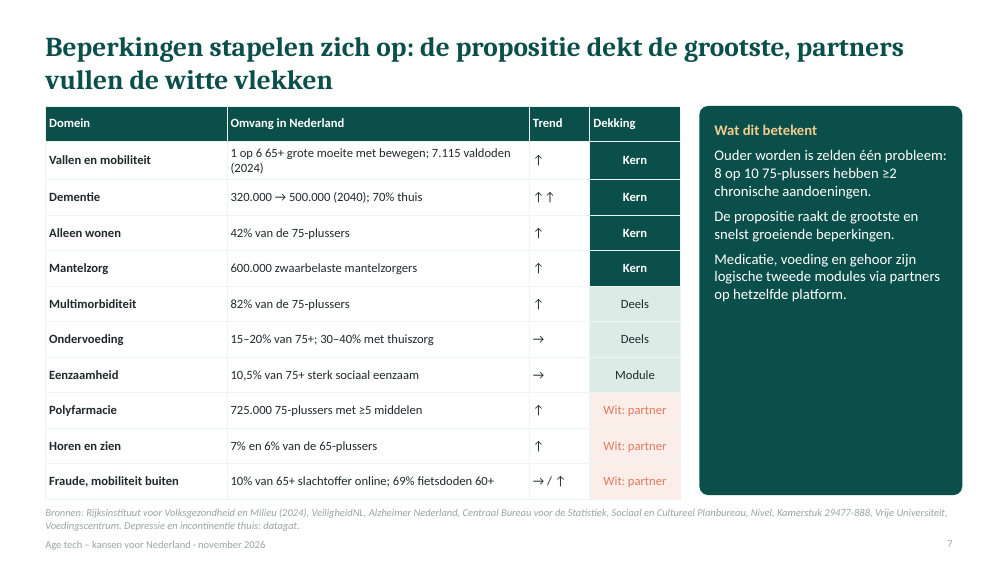
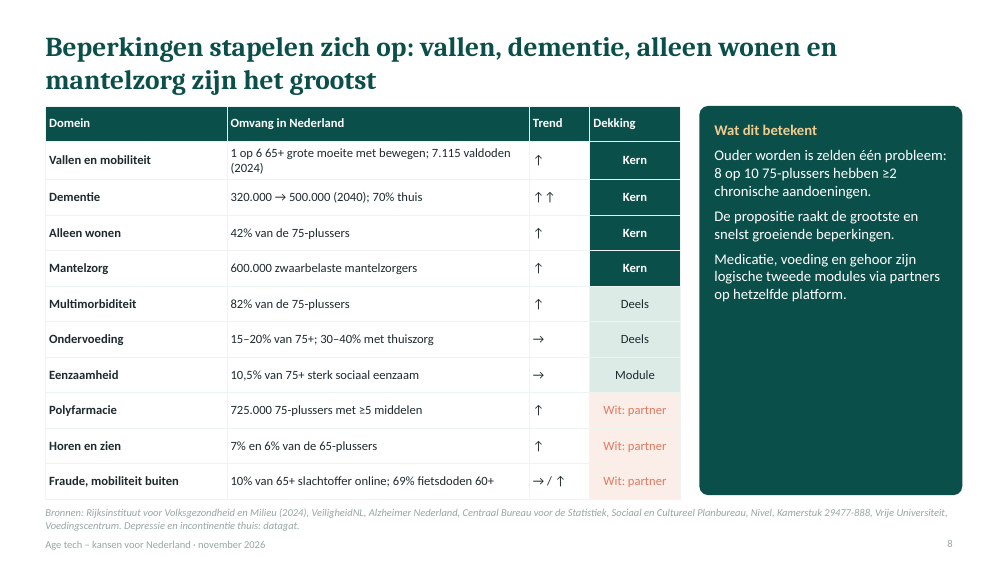
Before and after one commit to robruijn/Four-Seasons-Rome-2026, a slide deck: slide 8 of AgeTech_kansen_Nederland.pptx (slide 7 before the commit). Drawn at 1008x567 pixels with LibreOffice and Linux fonts; fonts in the diff are those of the drawing. Boxes give left, top, right and bottom in pixels: in the first picture for what was removed or moved away, otherwise in the second. Text is boxed around its words. In the diff, an @@ line names an element or a change of style, - is before the commit and + after.

```diff
--- a/AgeTech_kansen_Nederland.pptx
+++ b/AgeTech_kansen_Nederland.pptx
@@ title at <box>45,37,837,95</box>: text changed @@
-Beperkingen stapelen zich op: de propositie dekt de grootste, partners vullen de witte vlekken
+Beperkingen stapelen zich op: vallen, dementie, alleen wonen en mantelzorg zijn het grootst
@@ page number at <box>947,540,952,547</box>: text changed @@
-7
+8
```
Also in this commit, not shown: 10 other slides changed, 3 slides added, 1 slide removed.
